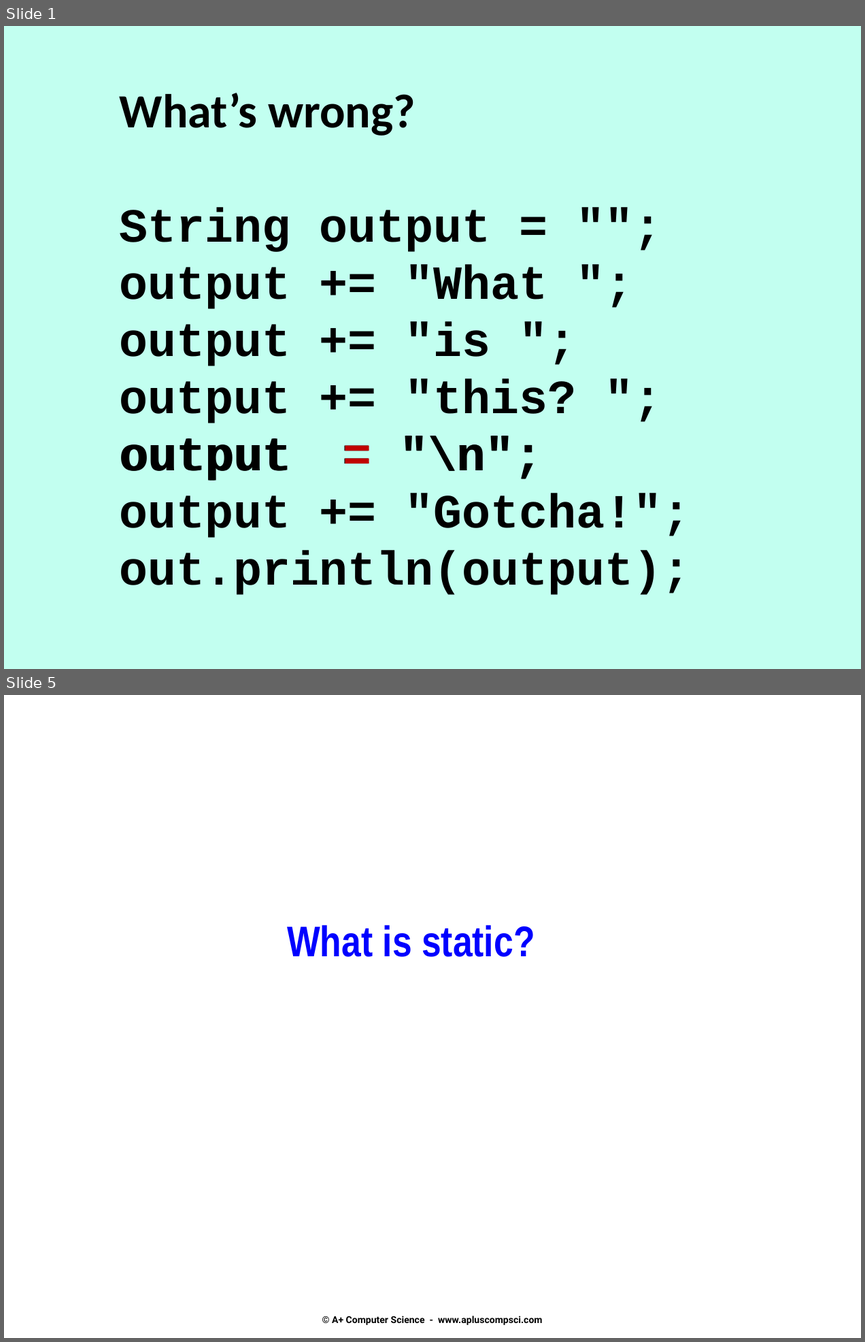
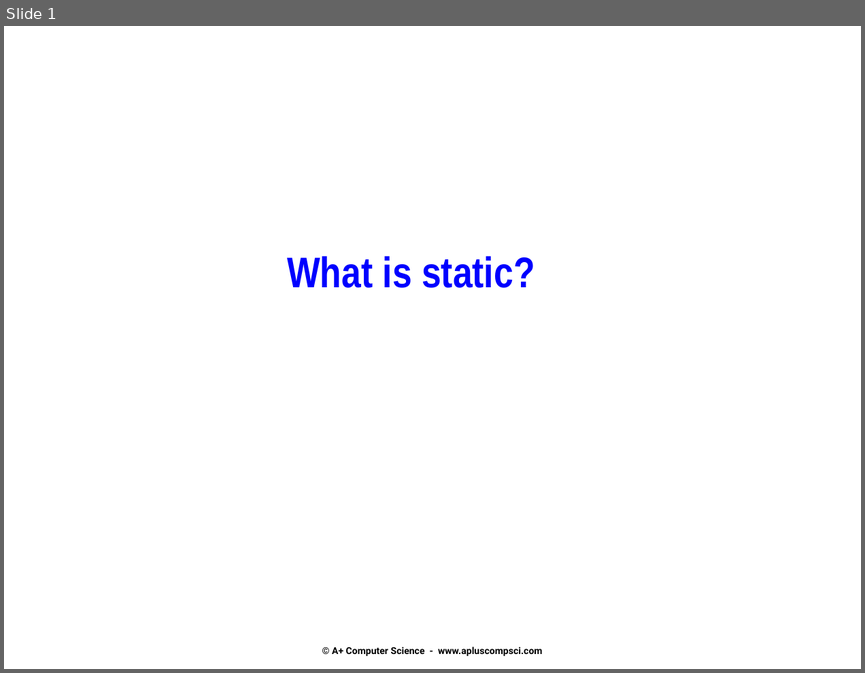
Before and after one commit to Cy-FairCS/cs3, a slide deck: u04b_abstractClasses/notes/_abstract_classes - Day 2.pptx. Shown one above the other, each under a label of ours: slides 1 and 5 before the commit, slide 1 after it; the slides between them are not shown. The pictures are 865x1342 and 865x673 pixels, drawn with LibreOffice and Linux fonts; fonts in the diff are those of the drawing. Boxes give left, top, right and bottom in pixels: in the first picture for what was removed or moved away, otherwise in the second. Text is boxed around its words. In the diff, an @@ line names an element or a change of style, - is before the commit and + after.

```diff
--- a/u04b_abstractClasses/notes/_abstract_classes - Day 2.pptx
+++ b/u04b_abstractClasses/notes/_abstract_classes - Day 2.pptx
@@ slide 1 removed at [4,26,861,669], background #C2FFF0 @@
@@ text removed at [120,93,691,594] @@
-What’s wrong?
-String output = "";
-output += "What ";
-output += "is ";
-output += "this? ";
-output = "\n";
-output += "Gotcha!";
-out.println(output);
@@ text removed at [120,435,542,480] @@
-output = "\n";
@@ what was slide 5 is now slide 1 @@
```
Also in this commit, not shown: 5 slides changed, 5 slides added, 5 other slides removed.
